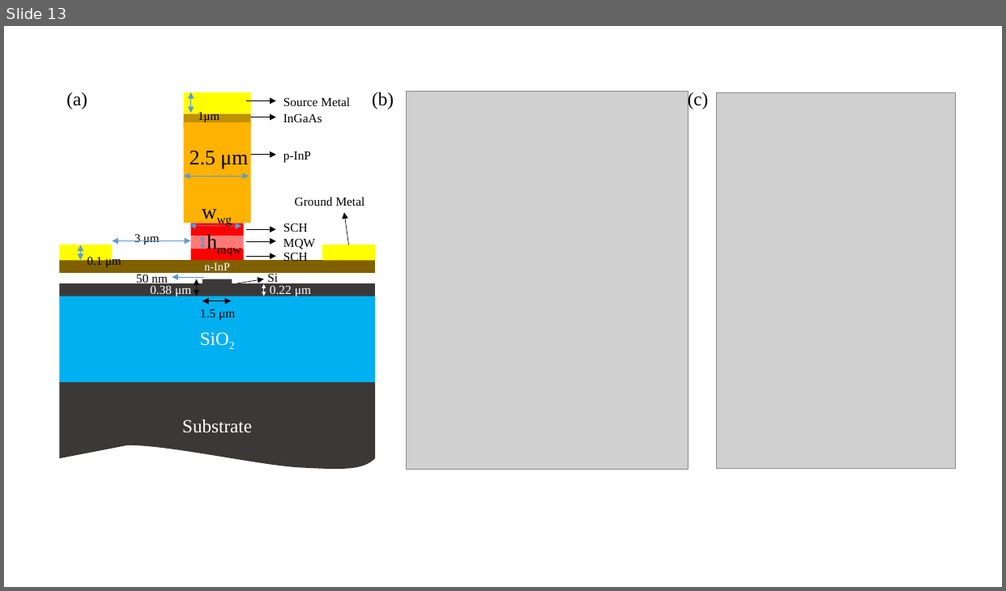
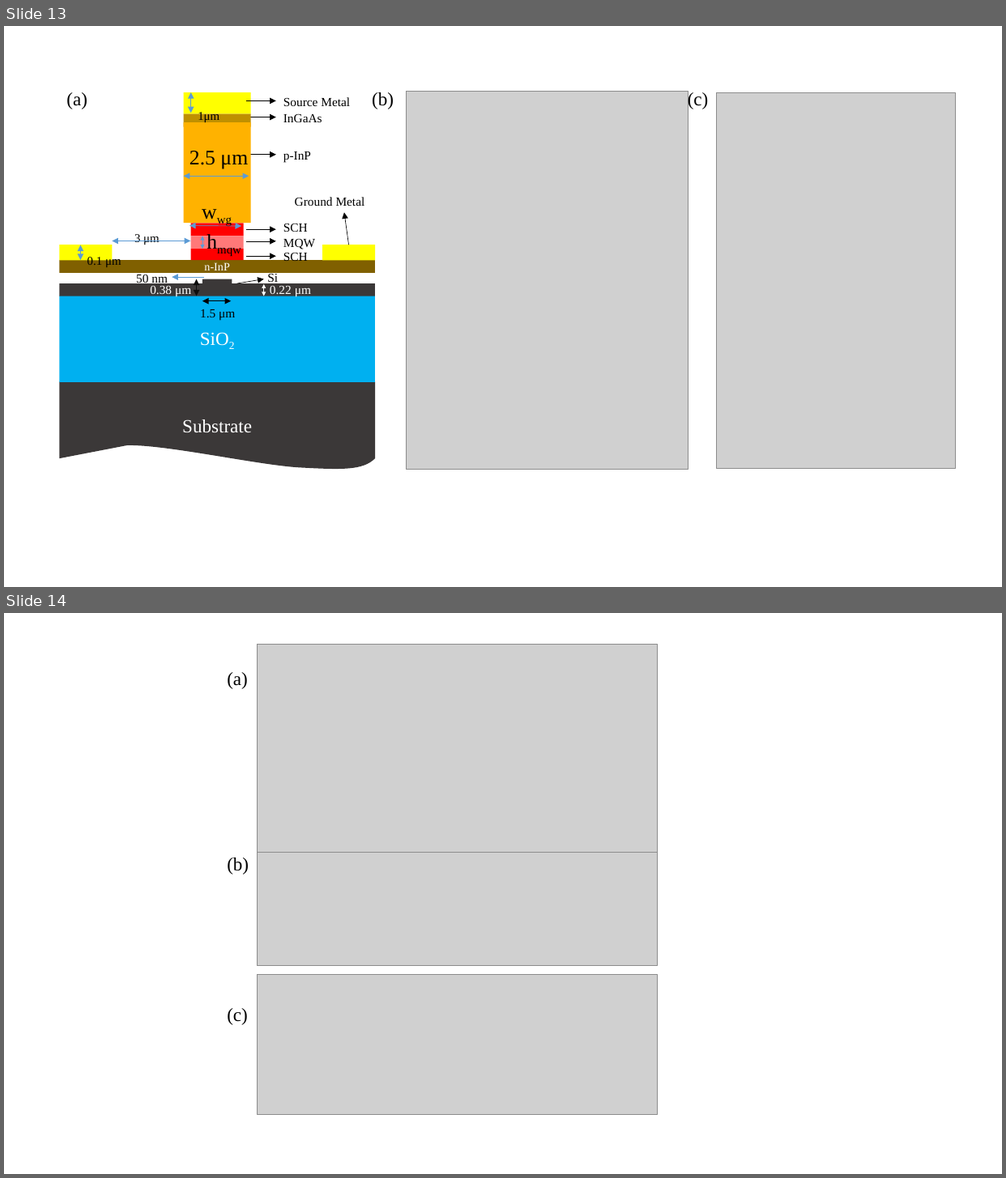
Before and after one commit to huangqiangsheng/thesis, a slide deck: thesis_v1/Pictures/figure_chapter2.pptx. Shown one above the other, each under a label of ours: slide 13 before the commit, slides 13 and 14 after it. The pictures are 1006x591 and 1006x1178 pixels, drawn with LibreOffice and Linux fonts; fonts in the diff are those of the drawing; grey boxes stand for pictures. Boxes give left, top, right and bottom in pixels: in the first picture for what was removed or moved away, otherwise in the second. Text is boxed around its words. In the diff, an @@ line names an element or a change of style, - is before the commit and + after.

```diff
--- a/thesis_v1/Pictures/figure_chapter2.pptx
+++ b/thesis_v1/Pictures/figure_chapter2.pptx
@@ slide 14 added at [4,613,1002,1174], background #FFFFFF @@
@@ group added at [227,645,658,1115]: 3 pictures, 3 texts @@
+(a)
+(b)
+(c)
```
Also in this commit, not shown: 28 other files.
